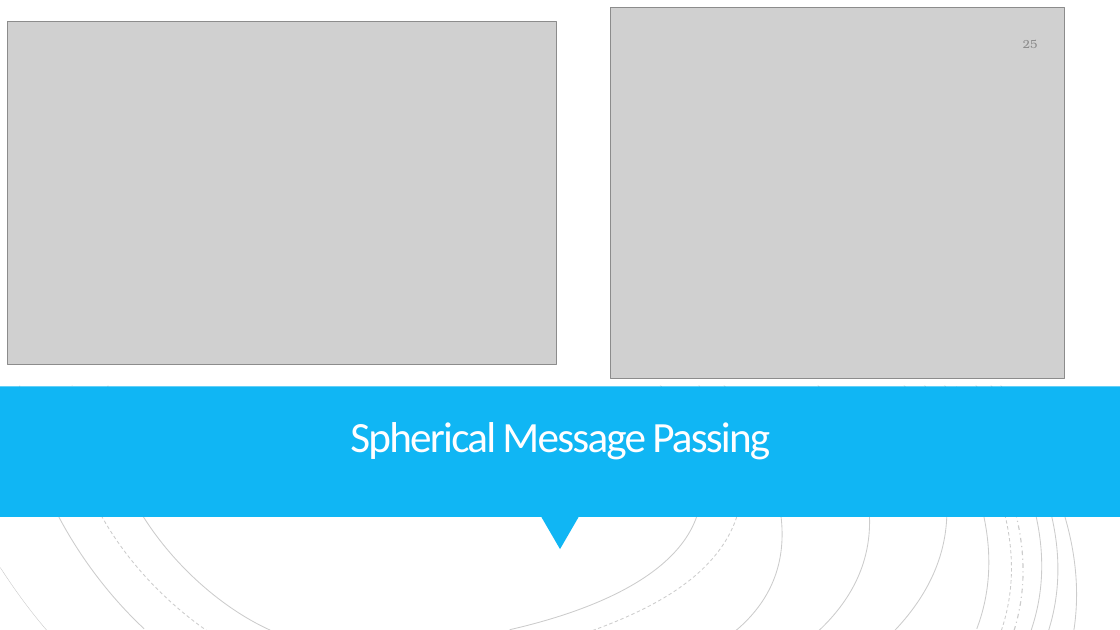
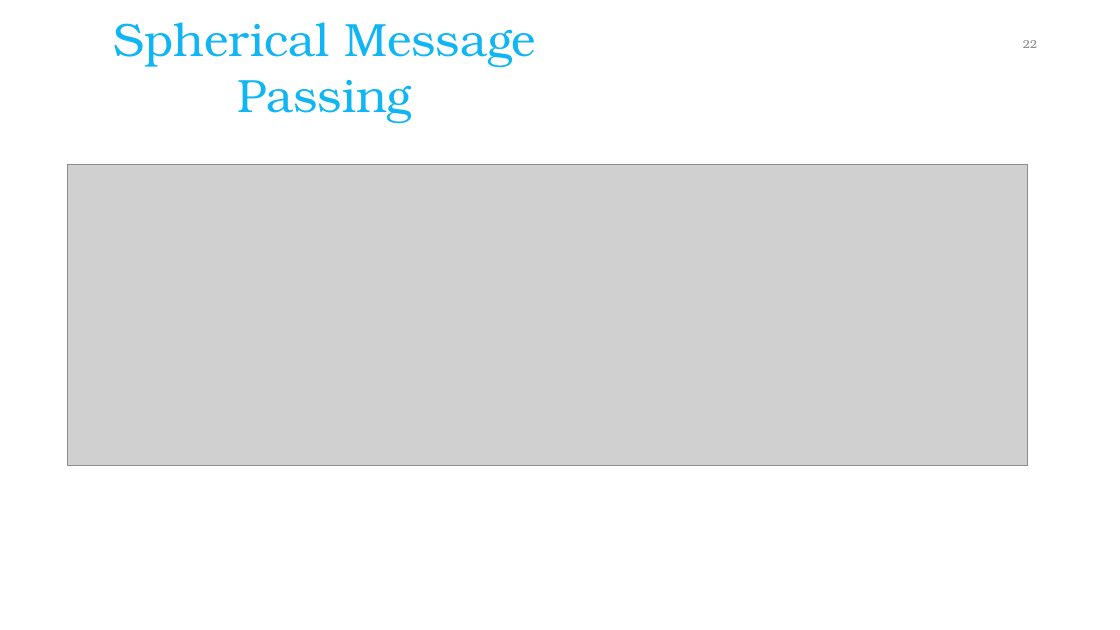
Before and after one commit to igunduz/DLDD, a slide deck: slide 22 of Spherical Message Passing for 3D GNNs.pptx (slide 25 before the commit). Drawn at 1120x630 pixels with LibreOffice and Linux fonts; fonts in the diff are those of the drawing; grey boxes stand for pictures. Boxes give left, top, right and bottom in pixels: in the first picture for what was removed or moved away, otherwise in the second. Text is boxed around its words. In the diff, an @@ line names an element or a change of style, - is before the commit and + after.

Commit message:
update

```diff
--- a/Spherical Message Passing for 3D GNNs.pptx
+++ b/Spherical Message Passing for 3D GNNs.pptx
@@ rectangle removed at box(0, 0, 1120, 630) @@
@@ rectangle removed at box(0, 0, 1120, 386) @@
@@ picture removed at box(8, 22, 556, 365) @@
@@ text "Spherical Message Passing": place and size @@
-text "Spherical Message Passing" at box(350, 422, 770, 460)
+text "Spherical Message Passing" at box(114, 22, 536, 122)
@@ text "Spherical Message Passing" at box(114, 22, 536, 122): size 37 to 40 pt, font Calibri to TeX Gyre Bonum, text colour #FFFEFF to #10B6F4, letter spacing -1.5 to 0 pt; line spacing 0.8 to 1; less space between paragraphs; vertical alignment bottom to top @@
@@ picture removed at box(611, 8, 1065, 379) @@
@@ group removed at box(0, 0, 1120, 630): 19 freeform shapes @@
@@ group removed at box(0, 0, 1120, 630): 19 freeform shapes @@
@@ page number at box(1023, 40, 1037, 48): text changed @@
-25
+22
@@ picture added at box(68, 165, 1028, 465) @@
@@ rectangle removed at box(0, 386, 1120, 517) @@
@@ triangle removed at box(541, 517, 579, 549) @@
```
Also in this commit, not shown: 1 other slide changed, 3 slides removed.
